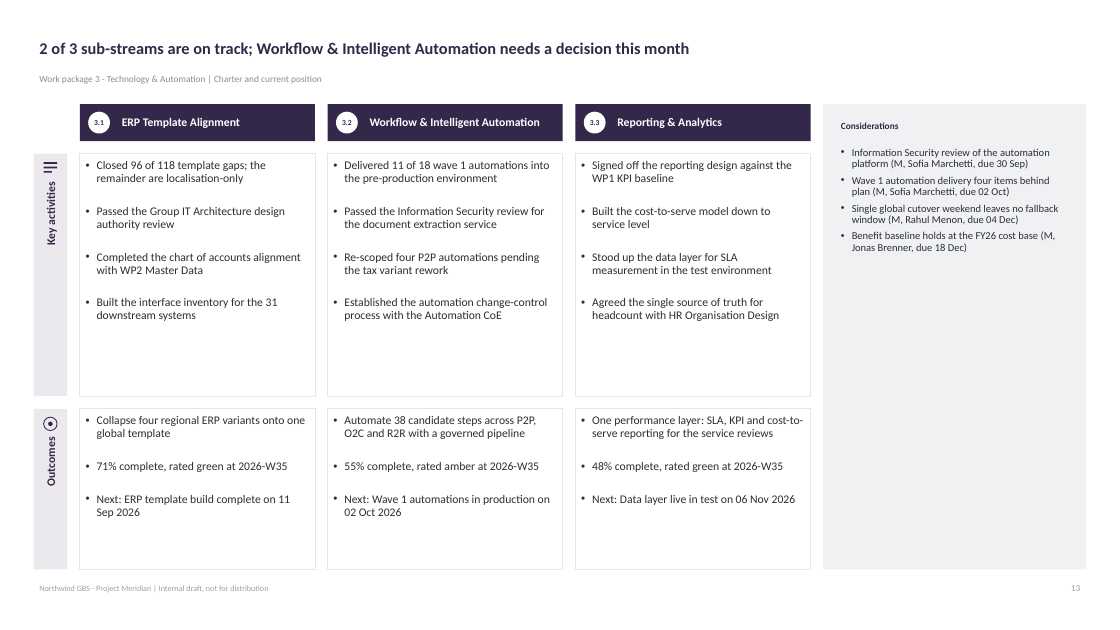
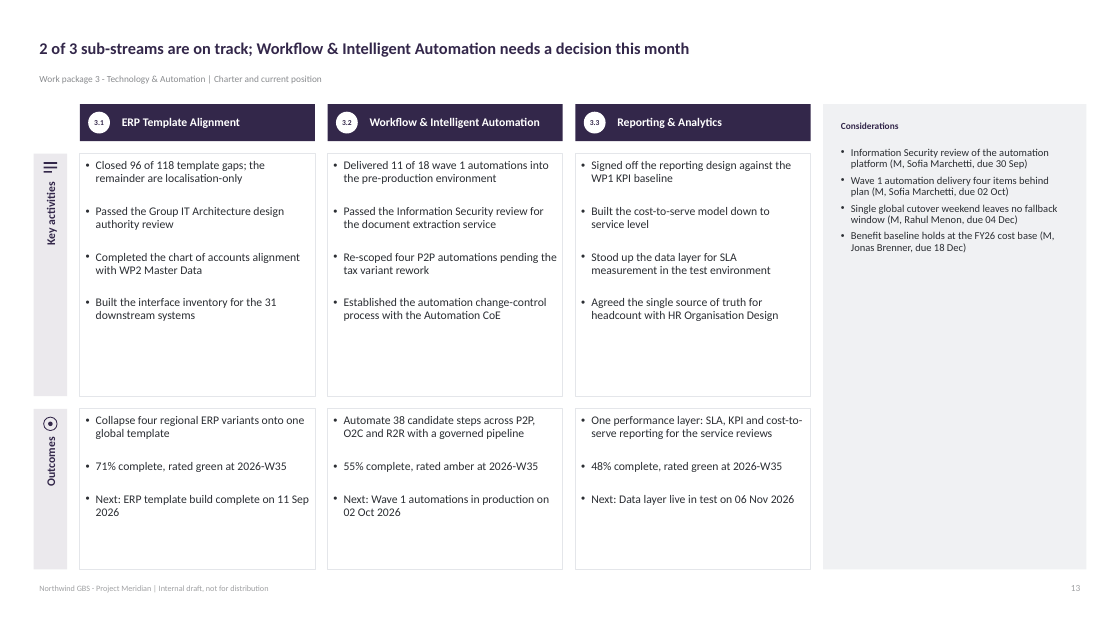
Before and after one commit to morichtereur/deckpilot, a slide deck: slide 13 of examples/deck.pptx. Drawn at 1120x630 pixels with LibreOffice and Linux fonts; fonts in the diff are those of the drawing. Boxes give left, top, right and bottom in pixels: in the first picture for what was removed or moved away, otherwise in the second. Text is boxed around its words. In the diff, an @@ line names an element or a change of style, - is before the commit and + after.

```diff
--- a/examples/deck.pptx
+++ b/examples/deck.pptx
@@ indent changed in 7 elements at [96, 161, 300, 321], [96, 416, 309, 516], [344, 161, 557, 321], [344, 416, 549, 516], [591, 161, 791, 321], [591, 416, 802, 505], [851, 149, 1058, 252] @@
```
Also in this commit, not shown: 7 other slides changed, 15 other files.
